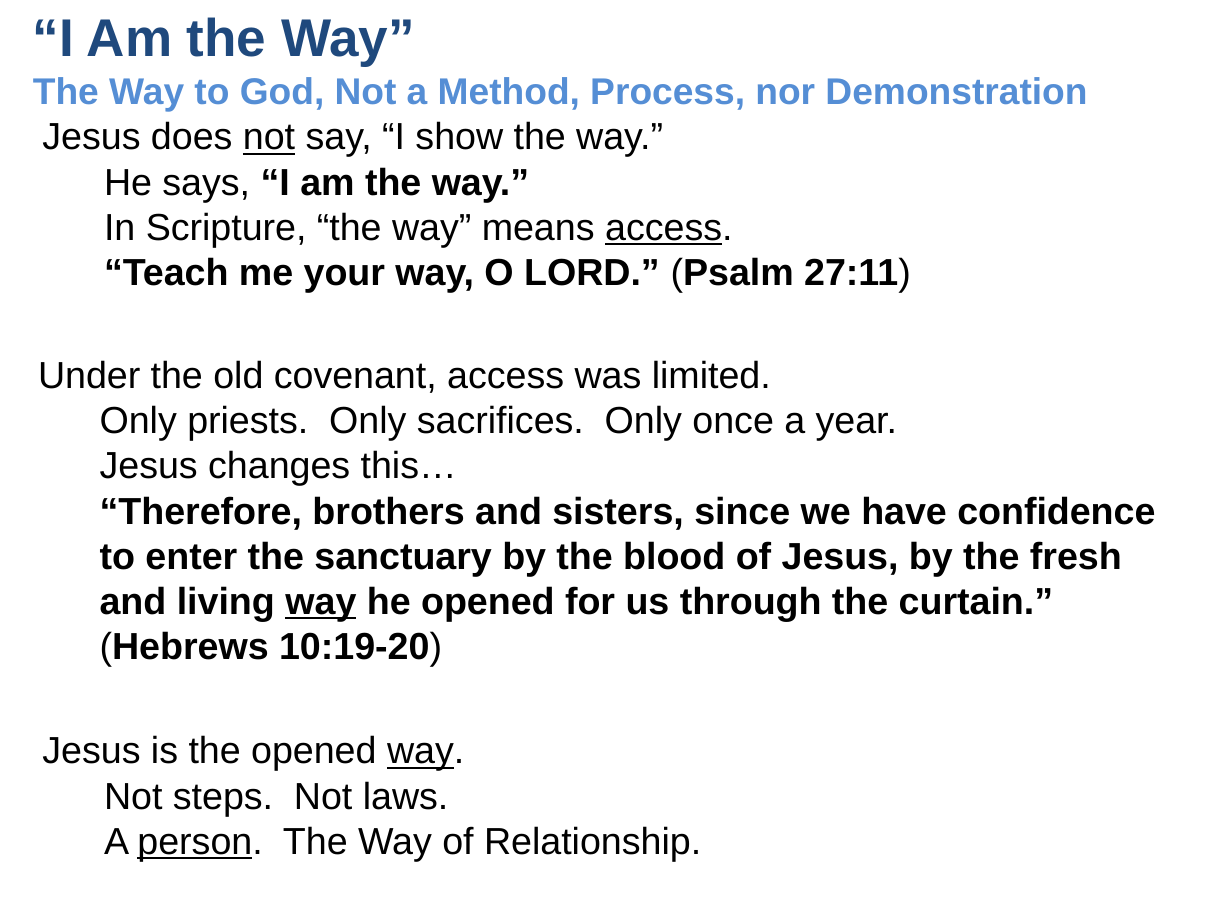
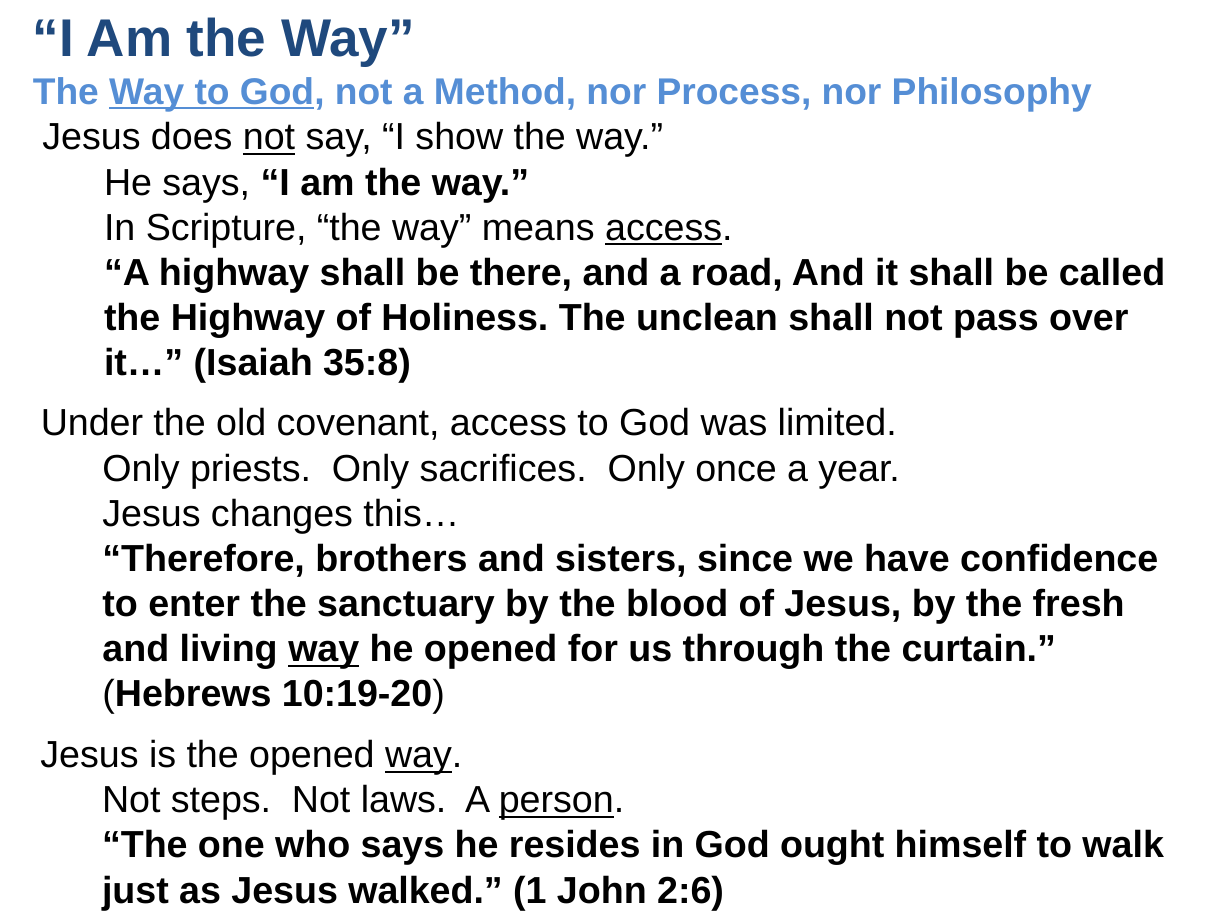
Before and after one commit to UsefulEngines/EvangelismPublic, a slide deck: slide 4 of 2026-Q1/Devotions/2025-12-28-WayTruthLife.pptx. Drawn at 1232x924 pixels with LibreOffice and Linux fonts; fonts in the diff are those of the drawing. Boxes give left, top, right and bottom in pixels: in the first picture for what was removed or moved away, otherwise in the second. Text is boxed around its words. In the diff, an @@ line names an element or a change of style, - is before the commit and + after.

```diff
--- a/2026-Q1/Devotions/2025-12-28-WayTruthLife.pptx
+++ b/2026-Q1/Devotions/2025-12-28-WayTruthLife.pptx
@@ text at [33,17,1092,111]: text changed @@
-“I Am the Way”
-The Way to God, Not a Method, Process, nor Demonstration
+“I Am the Way”
+The Way to God, not a Method, nor Process, nor Philosophy
@@ text at [104,257,1165,383]: text changed @@
-  “Teach me your way, O LORD.” (Psalm 27:11)
+  “A highway shall be there, and a road, And it shall be called the Highway of Holiness. The unclean shall not pass over it…” (Isaiah 35:8)
@@ text "Under the old covenant, access ...": place and size @@
-text "Under the old covenant, access ..." at [38,360,1155,666]
+text "Under the old covenant, access ..." at [41,407,1158,714]
@@ text at [41,407,897,440]: text changed @@
-Under the old covenant, access was limited.
+Under the old covenant, access to God was limited.
@@ text at [102,784,1163,910]: text changed; bold on @@
-  Not steps. Not laws.
-  A person. The Way of Relationship.
+  Not steps. Not laws. A person.
+  “The one who says he resides in God ought himself to walk just as Jesus walked.” (1 John 2:6)
```
Also in this commit, not shown: 3 other slides changed, 1 other file.
